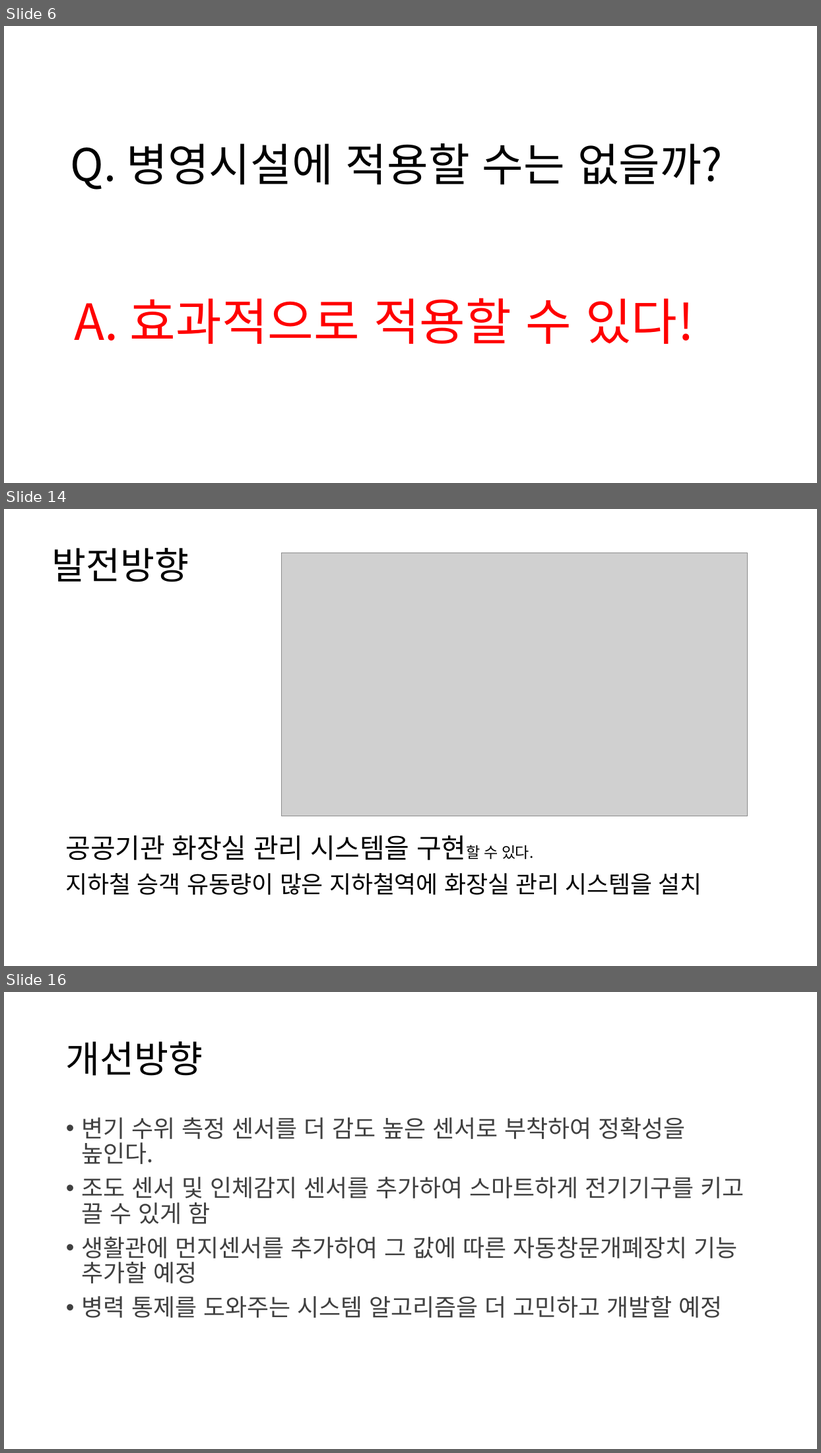
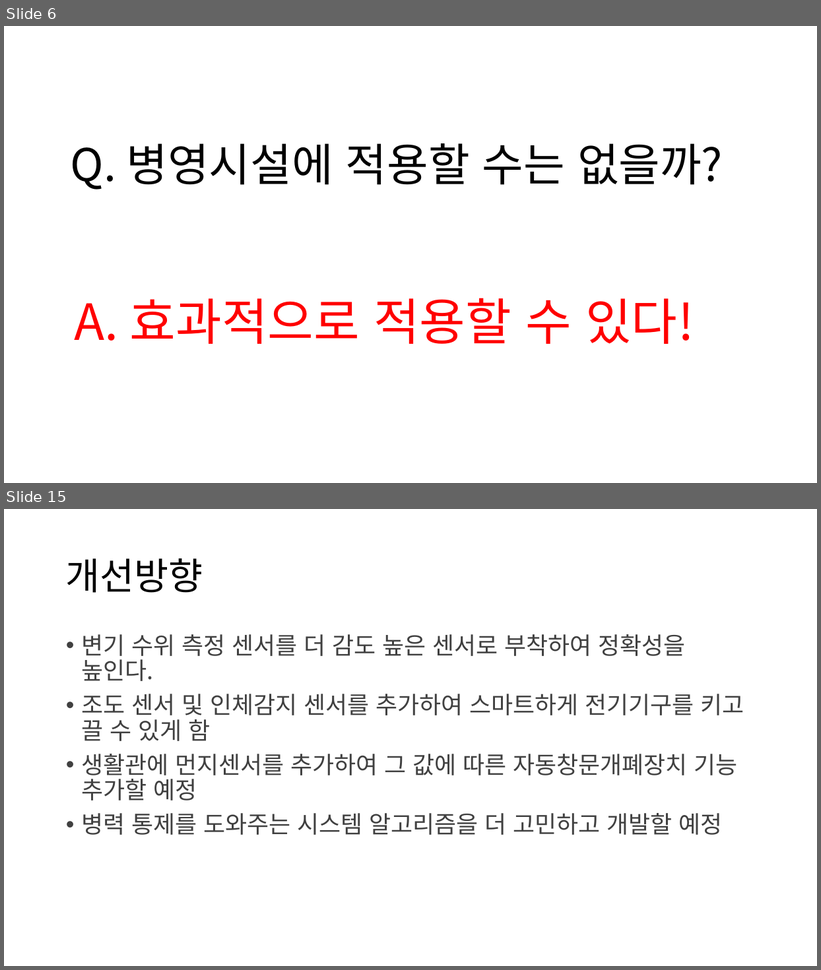
Before and after one commit to osam2018/IOT_mil-supporter, a slide deck: presentation2.pptx. Shown one above the other, each under a label of ours: slides 6, 14 and 16 before the commit, slides 6 and 15 after it; the slides between them are not shown. The pictures are 821x1453 and 821x970 pixels, drawn with LibreOffice and Linux fonts; fonts in the diff are those of the drawing; grey boxes stand for pictures; background and template pictures are left out. Boxes give left, top, right and bottom in pixels: in the first picture for what was removed or moved away, otherwise in the second. Text is boxed around its words. In the diff, an @@ line names an element or a change of style, - is before the commit and + after.

```diff
--- a/presentation2.pptx
+++ b/presentation2.pptx
@@ slide 14 removed at [4,509,817,966], background picture (left out) @@
@@ title removed at [52,548,189,582] @@
-발전방향
@@ picture removed at [282,553,748,817] @@
@@ text removed at [66,836,702,895] @@
-공공기관 화장실 관리 시스템을 구현할 수 있다.
-지하철 승객 유동량이 많은 지하철역에 화장실 관리 시스템을 설치
@@ what was slide 16 is now slide 15 @@
```
Also in this commit, not shown: 6 slides changed, 4 other files.
